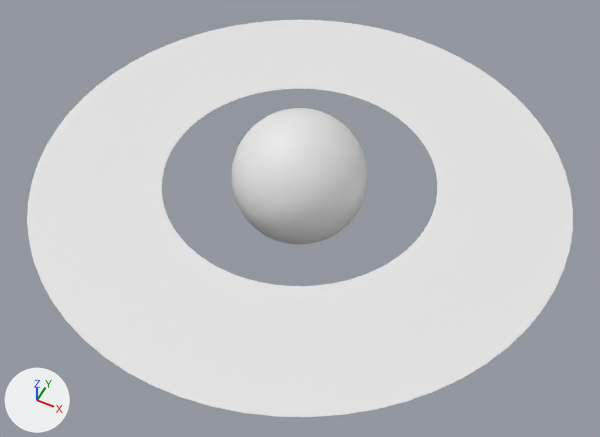
Before and after pictures for a commit that changed the FBX model Assets/image/saturn.fbx.
Both versions are drawn from a camera (50 mm lens) standing at (3.85, -7.69, 8.69) and looking at (0.21, -0.4, -0.41). Every picture has the same lights, and +X, +Y and +Z are marked at lower left. Where no turn or scale is listed for an object, it has been applied to the vertices.

The first picture shows 'Círculo', 'Esfera UV'.
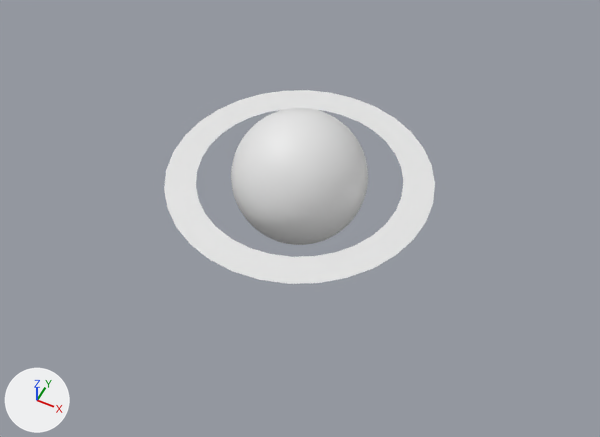
The change, as a diff of the scene's bpy script:
```diff
--- a/Assets/image/saturn.fbx.py
+++ b/Assets/image/saturn.fbx.py
@@ me_circle_003 @@
+me_circle_003.from_pydata(...)  # 64 vertices, 32 faces; spans x -1.3..1.3, y -1.3..1.3, z 0.0
+me_circle_003.materials.append(mat_materiais)  # white #e7e7e7
@@ ob_círculo @@
-ob_círculo = bpy.data.objects.new('Círculo', me_malha)
-ob_círculo.location = (0.0, 0.0, 0.0)
@@ ob_circle @@
+ob_circle = bpy.data.objects.new('Circle', me_circle_003)
+ob_circle.location = (0.0, 0.0, 0.0)
+ob_circle.scale = (-1.52, -1.52, -1.52)
```

Pixel boxes [x1, y1, x2, y2] of what changed, in the pictures (600 x 437 px):
'Círculo', deleted: before [27, 20, 573, 417]
'Circle', added: after [164, 90, 435, 284]
